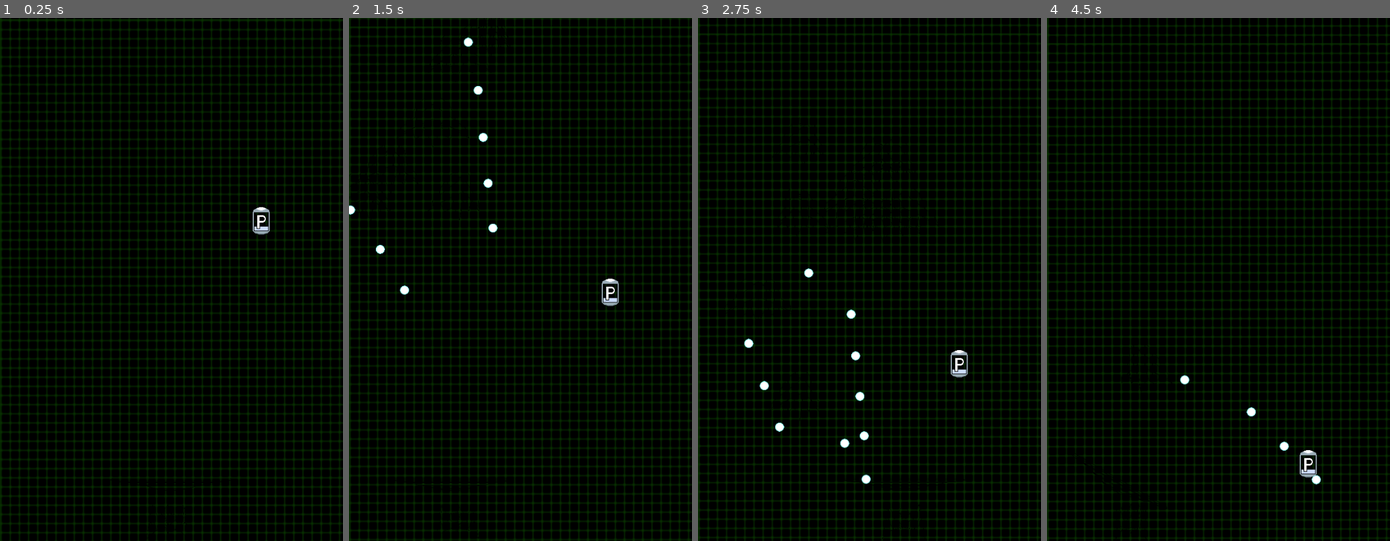
Above: before the commit, frames 1-4 (left to right).
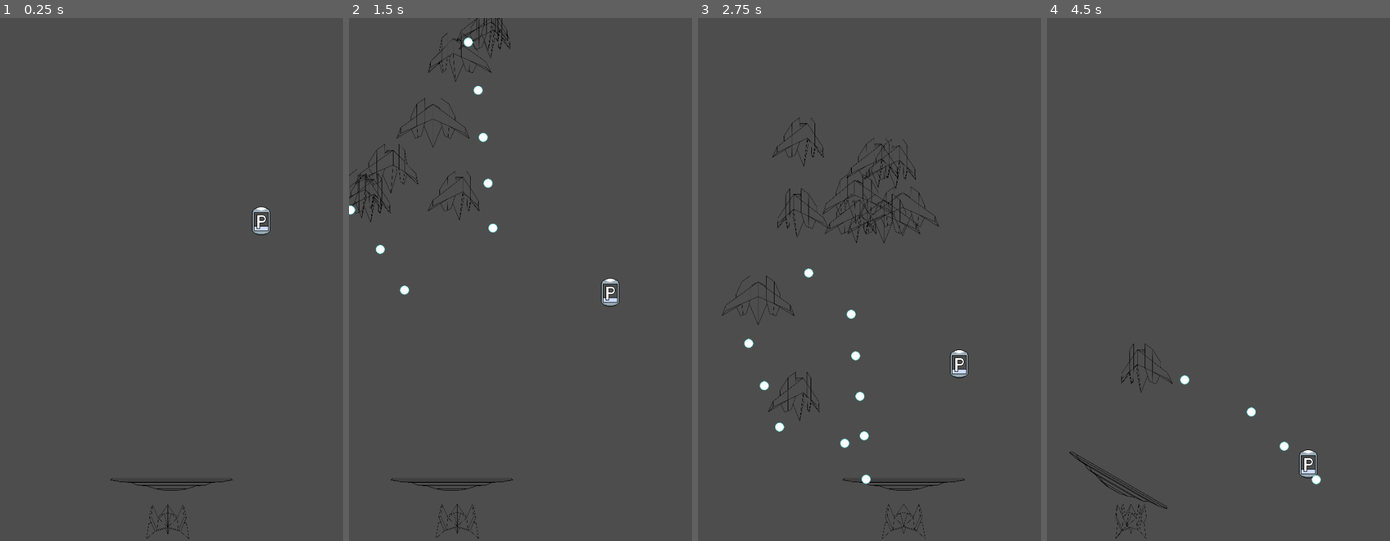
Above: after the commit, the same moments.

Repository: dommie123/Bullet_Hell
Game: Godot game, scene res://nodes/main.tscn
Two runs of this game, one before a commit and one after it. Both use one fixed random seed, a clock stepped at 60 frames per second and the inputs below.
Inputs (mouse positions are in pixels of both pictures, inside the frame that each line leads up to):
- Up to frame 1 (0.25 s): no input
- Up to frame 2 (1.5 s): move the mouse to (520, 483) at 0.52 s; press the mouse at (520, 483) at 0.53 s; move the mouse to (451, 305) at 1.27 s; release the mouse at (451, 305) at 1.28 s; right-click (451, 305) at 1.35 s
- Up to frame 3 (2.75 s): move the mouse to (903, 164) at 2.02 s; tap Space (shift) at 2.1 s
- Up to frame 4 (4.5 s): move the mouse to (1201, 384) at 2.77 s; click (1201, 384) at 2.85 s; move the mouse to (1321, 357) at 3.52 s; hold Right mouse button (rotate_right) 3.53-4.28 s; move the mouse to (1115, 201) at 4.27 s; tap Space (shift) at 4.35 s

The runs differ from the first frame. In frame 1, 100% of the frame differs, in the area x 0-100%, y 0-100%; in frame 2, 99%; in frame 3, 99%; in frame 4, 100%.

Commit message:
Added basic background music
Imported music and added basic background music player

Diff:
--- /dev/null
+++ b/default_bus_layout.tres
@@ -0,0 +1,15 @@
+[gd_resource type="AudioBusLayout" format=3 uid="uid://bk27poo11av8n"]
+
+[resource]
+bus/1/name = &"Music"
+bus/1/solo = false
+bus/1/mute = false
+bus/1/bypass_fx = false
+bus/1/volume_db = 0.0
+bus/1/send = &"Master"
+bus/2/name = &"Soud Effects"
+bus/2/solo = false
+bus/2/mute = false
+bus/2/bypass_fx = false
+bus/2/volume_db = 0.0
+bus/2/send = &"Master"
--- a/nodes/main.tscn
+++ b/nodes/main.tscn
@@ -1,13 +1,14 @@
-[gd_scene load_steps=9 format=3 uid="uid://b8wk107okjidg"]
+[gd_scene load_steps=11 format=3 uid="uid://b8wk107okjidg"]
 
 [ext_resource type="Script" path="res://scripts/Main.gd" id="1_o6526"]
 [ext_resource type="PackedScene" uid="uid://bxrp03v51pwbw" path="res://nodes/enemy_spawner.tscn" id="2_hk6sm"]
 [ext_resource type="PackedScene" uid="uid://drh6a3js8480r" path="res://nodes/player.tscn" id="2_nnhgw"]
 [ext_resource type="PackedScene" uid="uid://30yxyqqqaoy1" path="res://nodes/de_bugger.tscn" id="3_jlhsi"]
 [ext_resource type="PackedScene" uid="uid://bfhuoslxpj43e" path="res://nodes/player_ship.tscn" id="4_2dr2i"]
-[ext_resource type="PackedScene" uid="uid://ct0s05l6kyqbn" path="res://nodes/powerup.tscn" id="4_haxs5"]
+[ext_resource type="PackedScene" path="res://nodes/powerup.tscn" id="4_haxs5"]
 [ext_resource type="Shader" path="res://scroll.gdshader" id="6_7h3n2"]
 [ext_resource type="Texture2D" uid="uid://h3fs06ej0erg" path="res://assets/Grid Background.png" id="7_bndeg"]
+[ext_resource type="AudioStream" uid="uid://bmfqgtitvl7tj" path="res://assets/Sound/Music/Level Theme Edit 1 Export 1.wav" id="9_8m8kg"]
 
 [sub_resource type="ShaderMaterial" id="ShaderMaterial_k8ur7"]
 shader = ExtResource("6_7h3n2")
@@ -36,10 +37,17 @@
 autostart = true
 
 [node name="Sprite2D" type="Sprite2D" parent="."]
+visible = false
 z_index = -1
 material = SubResource("ShaderMaterial_k8ur7")
 position = Vector2(308, 465)
 texture = ExtResource("7_bndeg")
+
+[node name="Background Music" type="AudioStreamPlayer" parent="."]
+stream = ExtResource("9_8m8kg")
+volume_db = -10.485
+autoplay = true
+bus = &"Music"
 
 [connection signal="deactivate_curse" from="Player" to="." method="_on_player_deactivate_curse"]
 [connection signal="deactivate_powerup" from="Player" to="." method="_on_player_deactivate_powerup"]
--- a/scripts/Main.gd
+++ b/scripts/Main.gd
@@ -23,7 +23,9 @@
 
 const Functions = preload("res://scripts/functions.gd")
 
-# Called when the node enters the scene tree for the first time.
+@onready var levelMusic = preload("res://assets/Sound/Music/Level Theme Edit 1 Export 1.wav")
+@onready var bossMusic = preload("res://assets/Sound/Music/Boss Theme Edit 1 Export 1.wav")
+
 func _ready():
 	level = 1
 	phase = 1
@@ -38,6 +40,8 @@
 	game_started = false
 	boss_active = false
 	canSpawnEnemySpawner = true
+
+	PlayMusic(levelMusic)
 
 
 # Called every frame. 'delta' is the elapsed time since the previous frame.
@@ -85,6 +89,11 @@
 	enemy_disappear_routine()
 
 
+func PlayMusic(stream : AudioStream):
+	$"Background Music"._set_playing(false)
+	$"Background Music".set_stream(stream)
+	$"Background Music"._set_playing(true)
+
 func enemy_disappear_routine():
 	active_enemies -= 1
 
@@ -104,11 +113,13 @@
 		phase_changed.emit(phase)
 
 		if phase % 5 == 0:
+			PlayMusic(bossMusic)
 			boss_active = true
 			active_enemies = 0
 			activeSpawners = 0
 			currentSpawners -= 1
-
+		elif phase % 5 == 1:
+			PlayMusic(levelMusic)
 
 func spawn_enemy_spawner(spawnToLeft = false):
 	var enemySpawner = enemySpawnerScene.instantiate()
Not shown, added: assets/Sound/Music/Boss Theme Edit 1 Export 1.wav.import
Not shown, added: assets/Sound/Music/Level Theme Edit 1 Export 1.wav.import
Not shown, added: assets/Sound/Music/TestSong2 Edit 1 Export 1.wav.import
Not shown, added: assets/Sound/Music/Boss Theme Edit 1 Export 1.wav
Not shown, added: assets/Sound/Music/Level Theme Edit 1 Export 1.wav
Not shown, added: assets/Sound/Music/TestSong2 Edit 1 Export 1.wav
